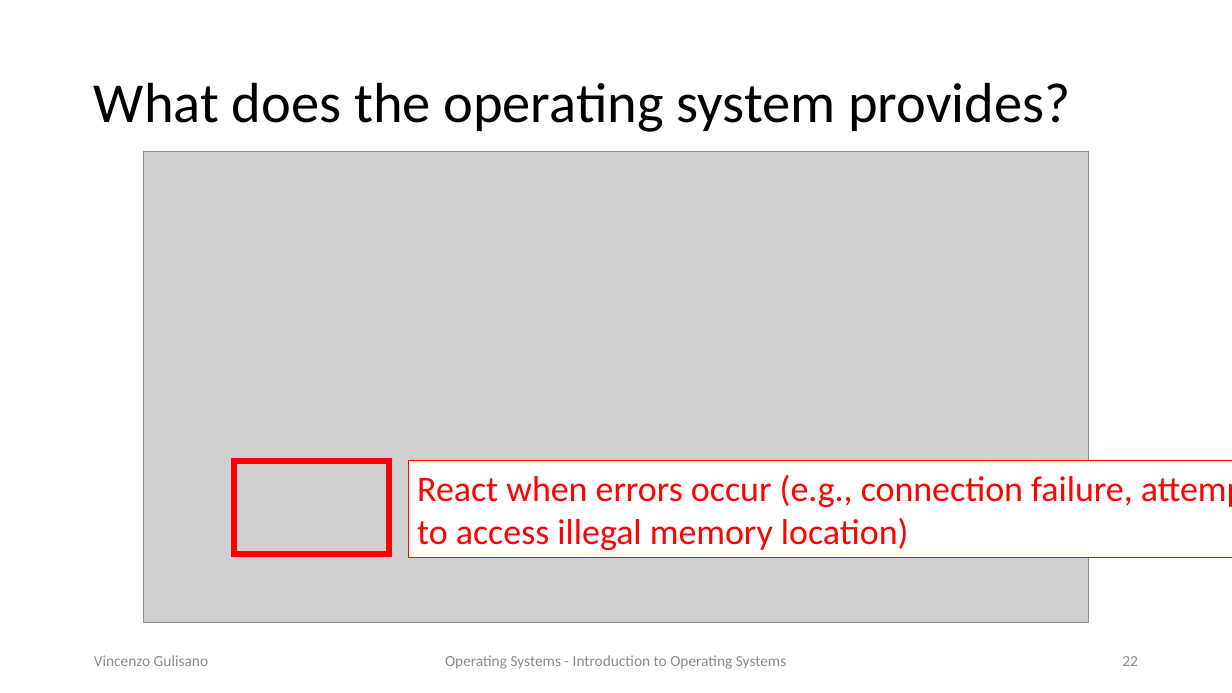
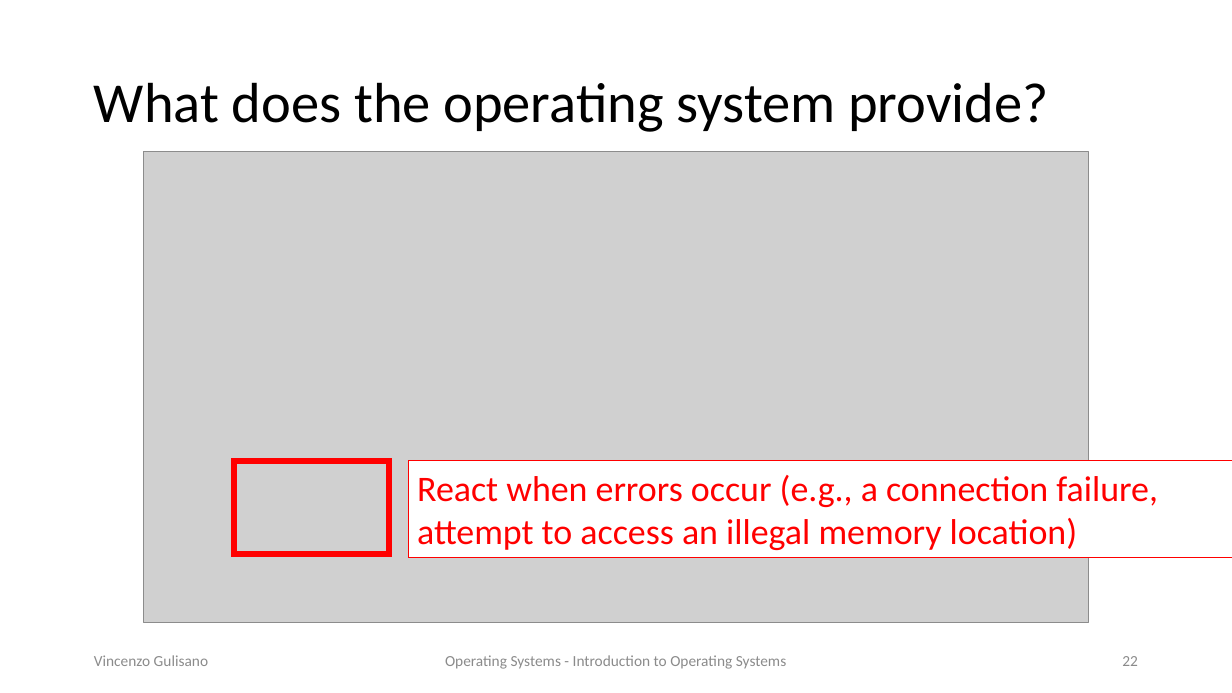
Before and after one commit to vincenzo-gulisano/os_material, a slide deck: slide 22 of slides/introduction_os.pptx. Drawn at 1232x693 pixels with LibreOffice and Linux fonts; fonts in the diff are those of the drawing; grey boxes stand for pictures. Boxes give left, top, right and bottom in pixels: in the first picture for what was removed or moved away, otherwise in the second. Text is boxed around its words. In the diff, an @@ line names an element or a change of style, - is before the commit and + after.

```diff
--- a/slides/introduction_os.pptx
+++ b/slides/introduction_os.pptx
@@ title at (94, 82, 1048, 132): text changed @@
-What does the operating system provides?
+What does the operating system provide?
@@ text in rectangle at (417, 475, 1158, 550): text changed @@
-React when errors occur (e.g., connection failure, attempt to access illegal memory location)
+React when errors occur (e.g., a connection failure, attempt to access an illegal memory location)
```
Also in this commit, not shown: 33 other slides changed, 2 other files.
